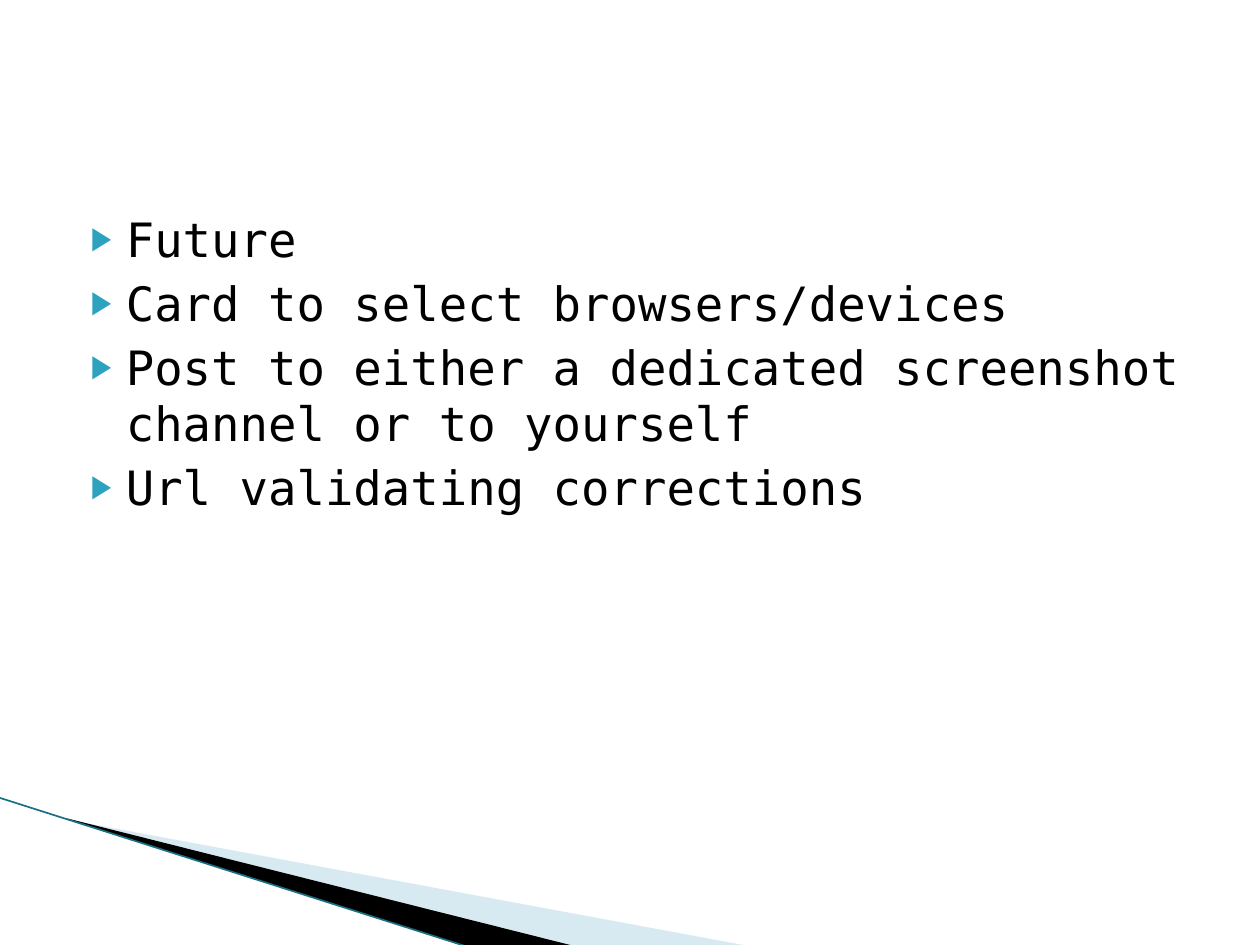
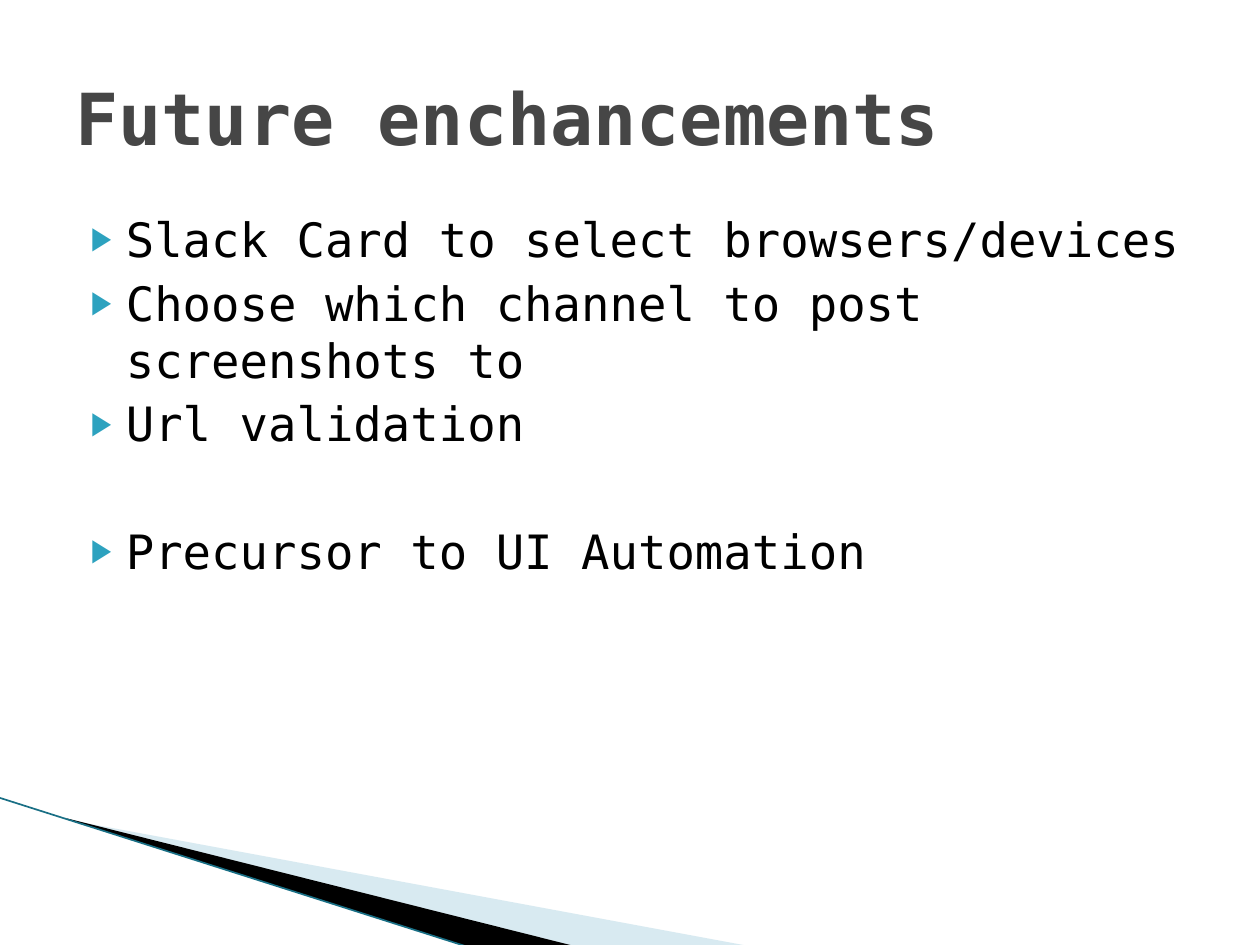
Before and after one commit to kymwei/ScreenShotAPI, a slide deck: slide 3 of Slack UI Screenshot App.pptx. Drawn at 1260x945 pixels with LibreOffice and Linux fonts; fonts in the diff are those of the drawing; background and template pictures are left out. Boxes give left, top, right and bottom in pixels: in the first picture for what was removed or moved away, otherwise in the second. Text is boxed around its words. In the diff, an @@ line names an element or a change of style, - is before the commit and + after.

Commit message:
working on screenshot

```diff
--- a/Slack UI Screenshot App.pptx
+++ b/Slack UI Screenshot App.pptx
@@ title added at <box>75,90,939,146</box>, 41 pt, text #464646, bold @@
+Future enchancements
@@ text at <box>126,220,1178,570</box>: text changed @@
-▶ Future
-▶ Card to select browsers/devices
-▶ Post to either a dedicated screenshot channel or to yourself
-▶ Url validating corrections
+▶ Slack Card to select browsers/devices
+▶ Choose which channel to post screenshots to
+▶ Url validation
+▶ Precursor to UI Automation
```
